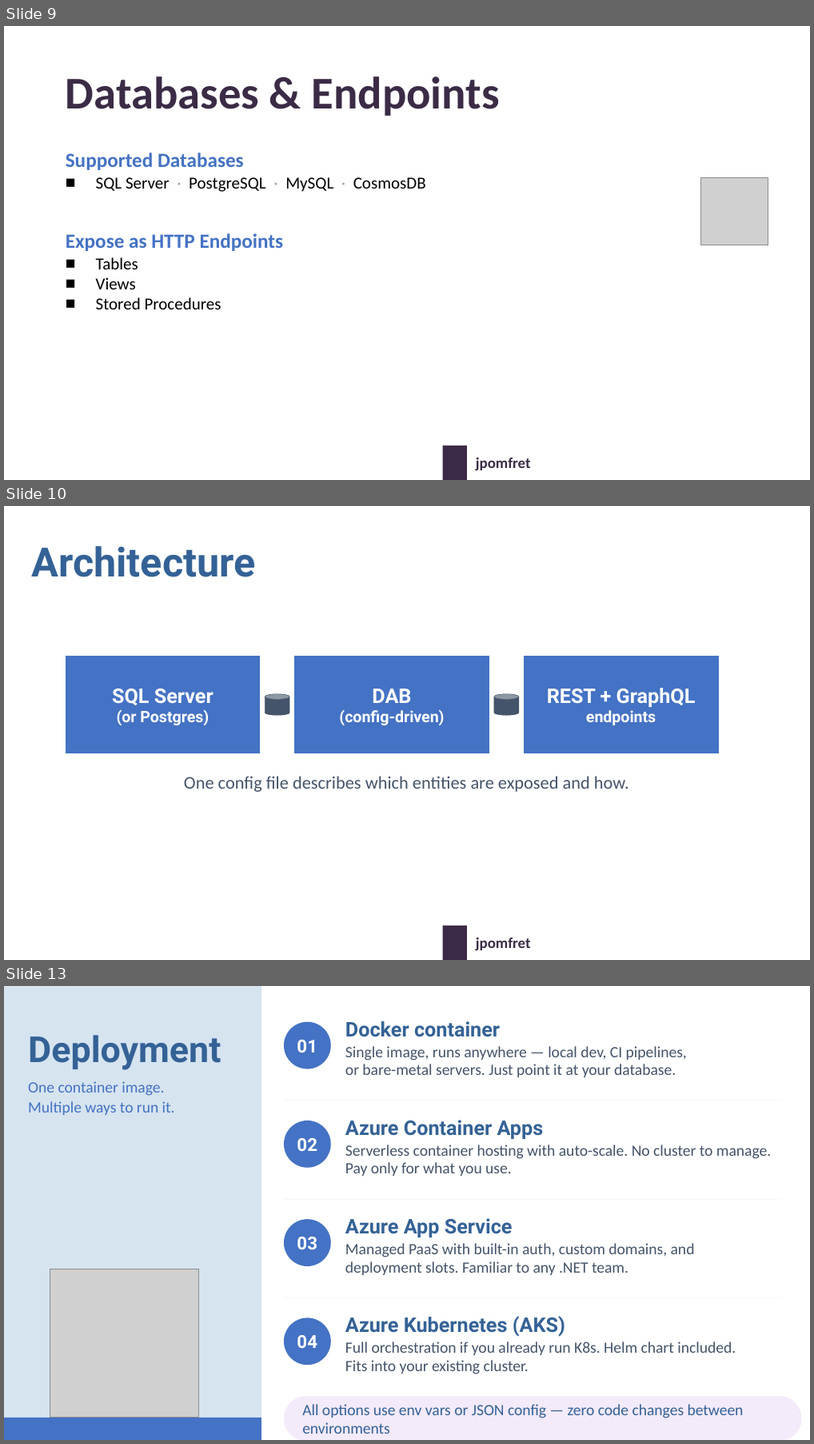
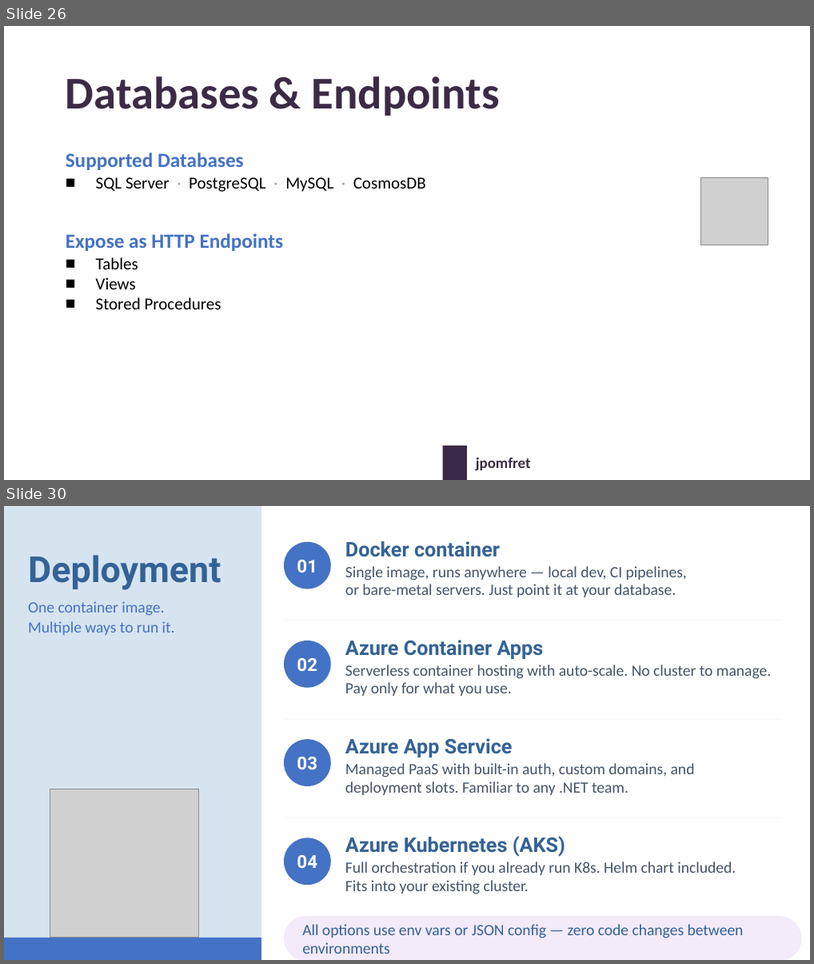
Before and after one commit to jpomfret/dab-presentation, a slide deck: Pomfret-dab-psconf-v2-updated.pptx. Shown one above the other, each under a label of ours: slides 9, 10 and 13 before the commit, slides 26 and 30 after it; the slides between them are not shown. The pictures are 814x1444 and 814x964 pixels, drawn with LibreOffice and Linux fonts; fonts in the diff are those of the drawing; grey boxes stand for pictures; background and template pictures are left out. Boxes give left, top, right and bottom in pixels: in the first picture for what was removed or moved away, otherwise in the second. Text is boxed around its words. In the diff, an @@ line names an element or a change of style, - is before the commit and + after.

```diff
--- a/Pomfret-dab-psconf-v2-updated.pptx
+++ b/Pomfret-dab-psconf-v2-updated.pptx
@@ slide 10 removed at (x1=4, y1=506, x2=810, y2=960), background picture (left out); not listed: 2 template elements that a slide beside it also shows @@
@@ text removed at (x1=31, y1=546, x2=255, y2=577) @@
-Architecture
@@ rectangle removed at (x1=66, y1=656, x2=260, y2=753) @@
-SQL Server
-(or Postgres)
@@ rectangle removed at (x1=295, y1=656, x2=489, y2=753) @@
-DAB
-(config-driven)
@@ rectangle removed at (x1=524, y1=656, x2=718, y2=753) @@
-REST + GraphQL
-endpoints
@@ cylinder removed at (x1=266, y1=694, x2=290, y2=716) @@
@@ cylinder removed at (x1=494, y1=694, x2=519, y2=716) @@
@@ text removed at (x1=184, y1=776, x2=630, y2=792) @@
-One config file describes which entities are exposed and how.
@@ what was slide 9 is now slide 26 @@
@@ what was slide 13 is now slide 30 @@
```
Also in this commit, not shown: 9 slides changed, 9 slides added, 7 other slides removed, 2 other files.
